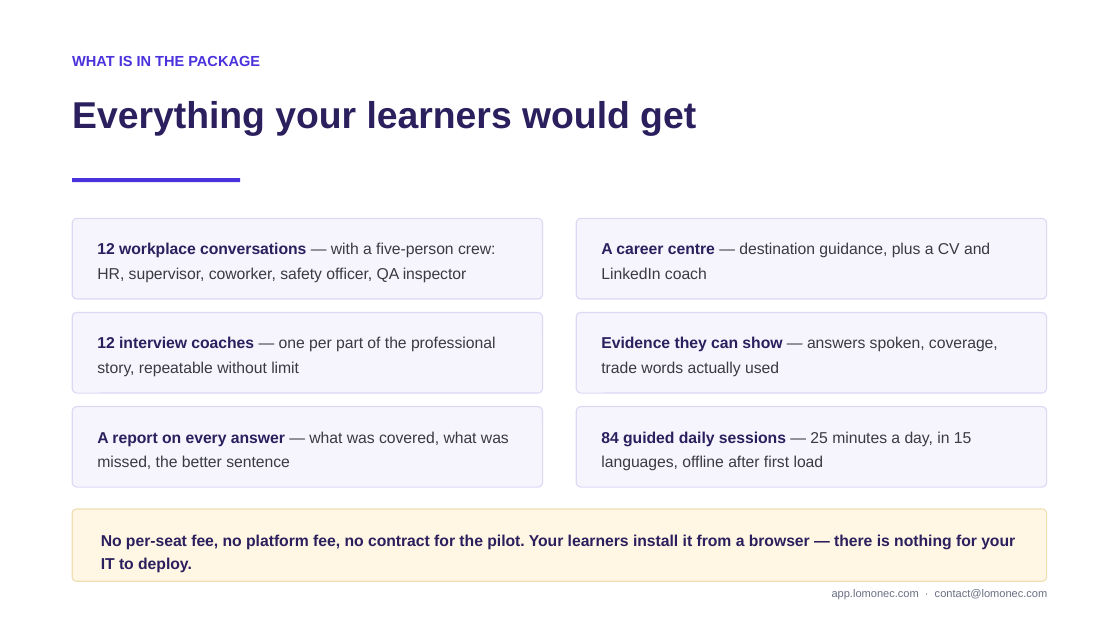
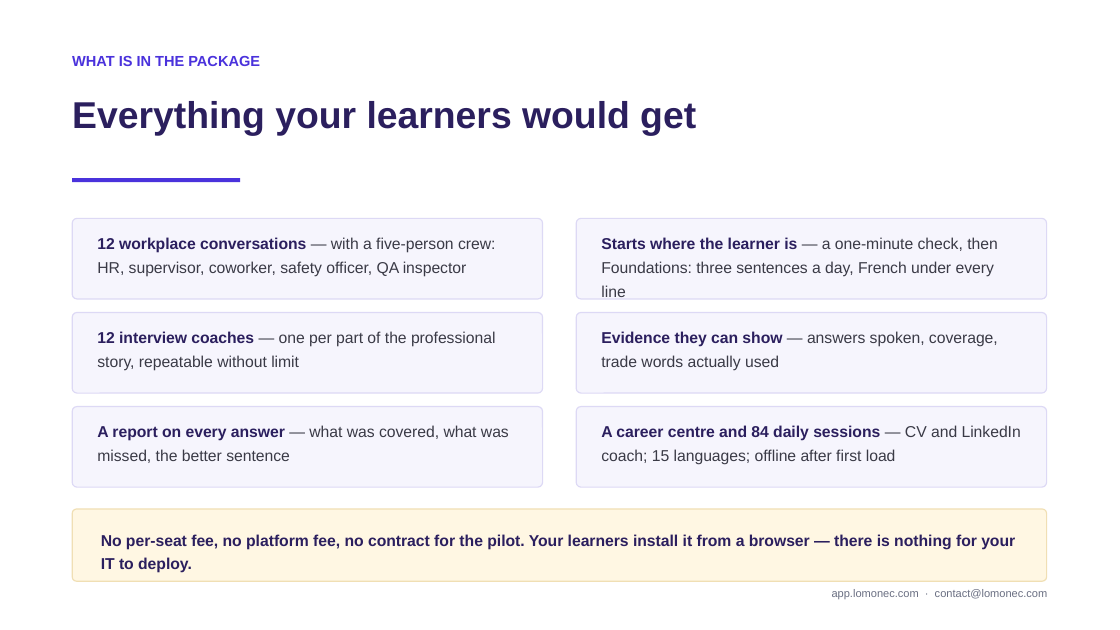
Before and after one commit to salomon1010/Business-English, a slide deck: slide 5 of marketing/partnership/Petrocertif-Partner-Value-Presentation.pptx. Drawn at 1120x630 pixels with LibreOffice and Linux fonts; fonts in the diff are those of the drawing; background and template pictures are left out. Boxes give left, top, right and bottom in pixels: in the first picture for what was removed or moved away, otherwise in the second. Text is boxed around its words. In the diff, an @@ line names an element or a change of style, - is before the commit and + after.

```diff
--- a/marketing/partnership/Petrocertif-Partner-Value-Presentation.pptx
+++ b/marketing/partnership/Petrocertif-Partner-Value-Presentation.pptx
@@ text at (601, 237, 998, 297): text changed @@
-A career centre — destination guidance, plus a CV and LinkedIn coach
+Starts where the learner is — a one-minute check, then Foundations: three sentences a day, French under every line
@@ line spacing 1.3 to 1.28 in 4 elements at (97, 237, 495, 277), (97, 331, 495, 371), (97, 425, 509, 463), (601, 331, 998, 371) @@
@@ text at (601, 425, 1021, 465): text changed @@
-84 guided daily sessions — 25 minutes a day, in 15 languages, offline after first load
+A career centre and 84 daily sessions — CV and LinkedIn coach; 15 languages; offline after first load
```
Also in this commit, not shown: 1 other slide changed, 14 other files.
